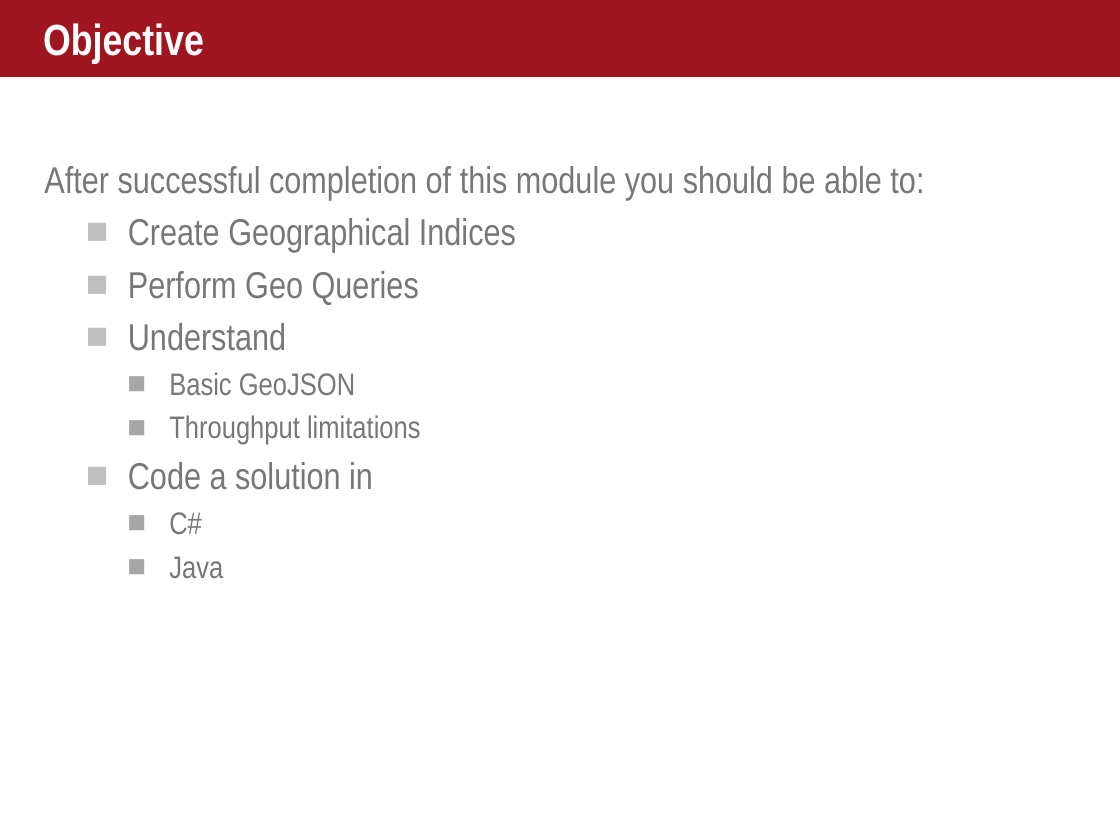
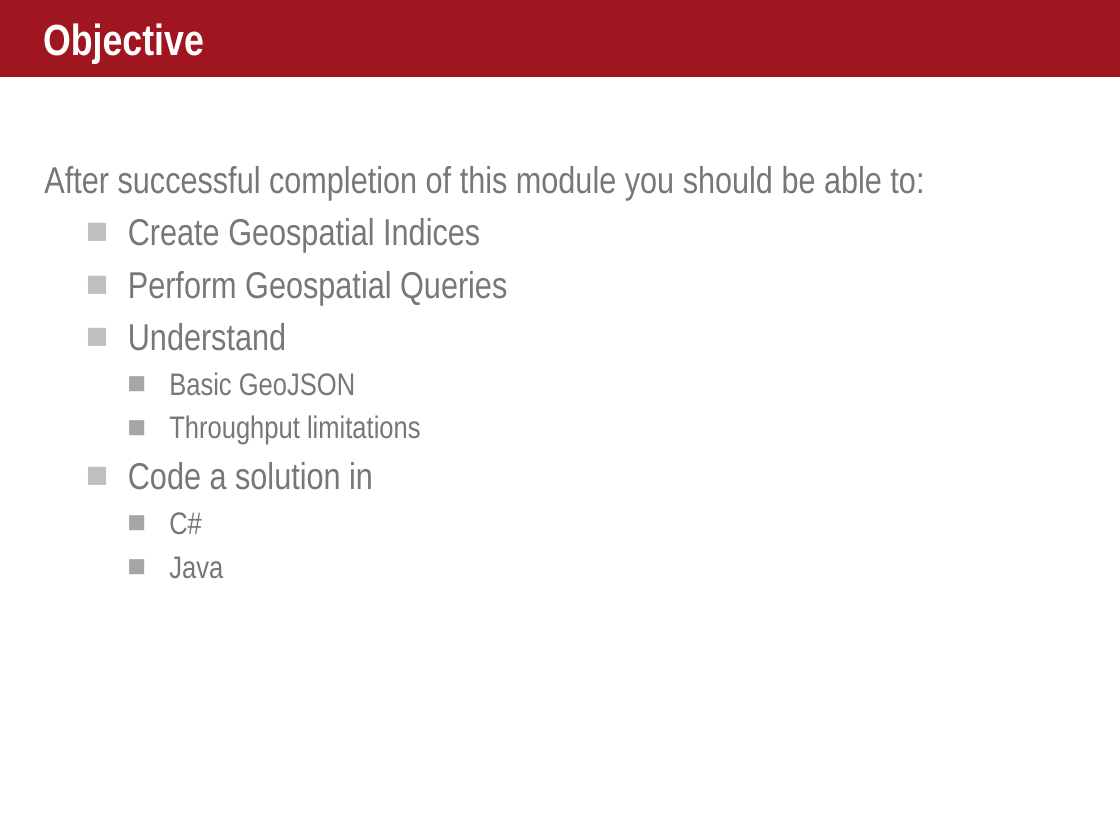
Before and after one commit to helipilot50/aerospike-advanced-concepts, a slide deck: slide 2 of geo/courseware/Geo.pptx. Drawn at 1120x840 pixels with LibreOffice and Linux fonts; fonts in the diff are those of the drawing. Boxes give left, top, right and bottom in pixels: in the first picture for what was removed or moved away, otherwise in the second. Text is boxed around its words. In the diff, an @@ line names an element or a change of style, - is before the commit and + after.

```diff
--- a/geo/courseware/Geo.pptx
+++ b/geo/courseware/Geo.pptx
@@ text at box(128, 218, 507, 305): text changed @@
-■ Create Geographical Indices
-■ Perform Geo Queries
+■ Create Geospatial Indices
+■ Perform Geospatial Queries
```
Also in this commit, not shown: 5 other slides changed, 2 slides added, 1 slide removed, 1 other file.
